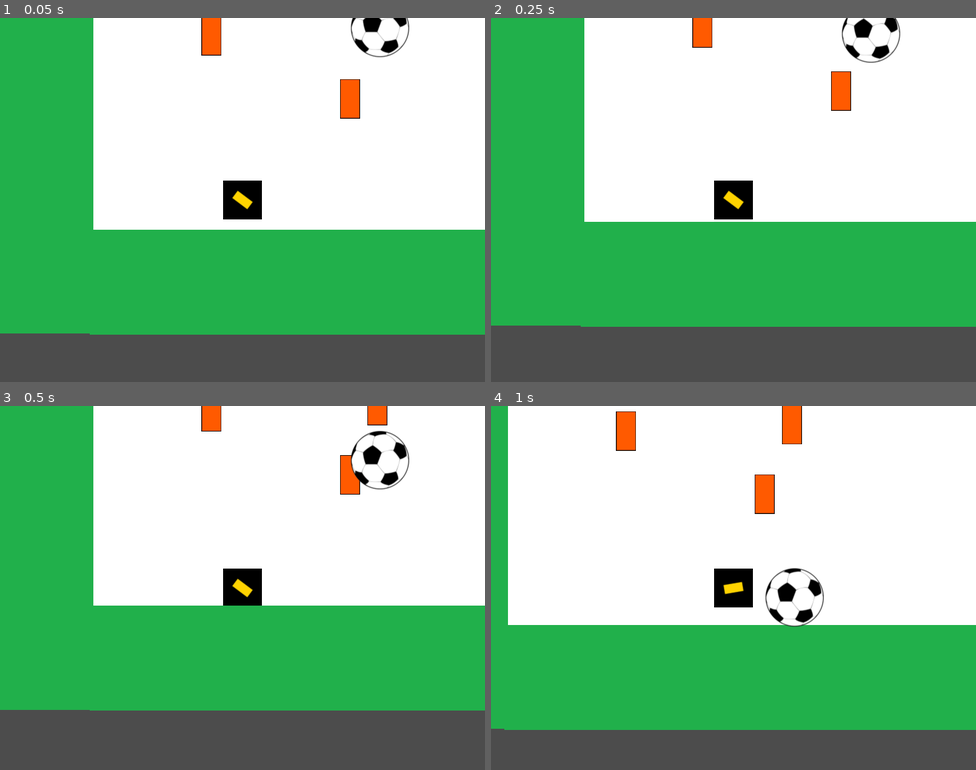
Above: before the commit, frames 1-4 (two rows, left to right).
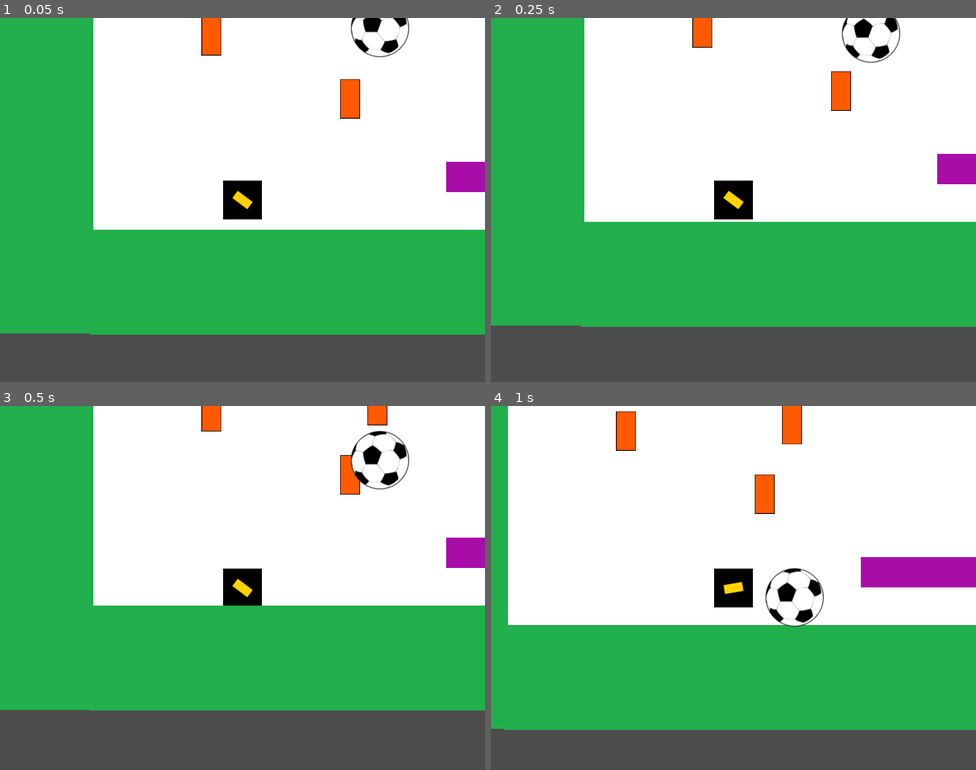
Above: after the commit, the same moments.

Repository: laendoor/unq-videojuegos
Game: Godot game, scene res://Main.tscn
Same seed, same stepped clock (60 frames per second), same inputs: the game is played once before the commit and once after it.
Inputs (mouse positions are in pixels of both pictures, inside the frame that each line leads up to):
- Up to frame 1 (0.05 s): no input
- Up to frame 2 (0.25 s): no input
- Up to frame 3 (0.5 s): no input
- Up to frame 4 (1 s): move the mouse to (840, 569) at 0.52 s; hold D (move_right) from 0.53 s (still down); click (840, 569) at 0.6 s; tap W (jump) at 0.77 s

The runs differ from the first frame. In frame 1, 0.7% of the frame differs, in the area x 92-100%, y 39-48%; in frame 2, 0.7%; in frame 3, 0.7%; in frame 4, 2.0%, in the area x 76-100%, y 41-50%.

Commit message:
:recycle: add platforms

Diff:
--- a/challenges/clase-4/Main.tscn
+++ b/challenges/clase-4/Main.tscn
@@ -7,6 +7,7 @@
 [ext_resource path="res://entities/enemies/TurretsSpawner.gd" type="Script" id=5]
 [ext_resource path="res://entities/player/Floor.tscn" type="PackedScene" id=6]
 [ext_resource path="res://entities/Ball.tscn" type="PackedScene" id=7]
+[ext_resource path="res://entities/Platform.tscn" type="PackedScene" id=8]
 
 [node name="Main" type="Node"]
 script = ExtResource( 3 )
@@ -45,3 +46,9 @@
 [node name="Ball" parent="." instance=ExtResource( 7 )]
 position = Vector2( 475.947, 94.1804 )
 gravity_scale = 8.0
+
+[node name="Platform1" parent="." instance=ExtResource( 8 )]
+position = Vector2( 685.397, 340.179 )
+
+[node name="Platform2" parent="." instance=ExtResource( 8 )]
+position = Vector2( 992.818, 244.425 )
--- /dev/null
+++ b/challenges/clase-4/entities/Platform.tscn
@@ -0,0 +1,14 @@
+[gd_scene load_steps=3 format=2]
+
+[ext_resource path="res://assets/textures/platform.png" type="Texture" id=1]
+
+[sub_resource type="RectangleShape2D" id=1]
+extents = Vector2( 99.8888, 25.1616 )
+
+[node name="StaticBody2D" type="StaticBody2D"]
+
+[node name="Sprite" type="Sprite" parent="."]
+texture = ExtResource( 1 )
+
+[node name="CollisionShape2D" type="CollisionShape2D" parent="."]
+shape = SubResource( 1 )
Not shown: 1 places in challenges/clase-4/Main.tscn that only renumber resources
Binary file added: challenges/clase-4/assets/textures/platform.png
Not shown, added: challenges/clase-4/assets/textures/platform.png.import
